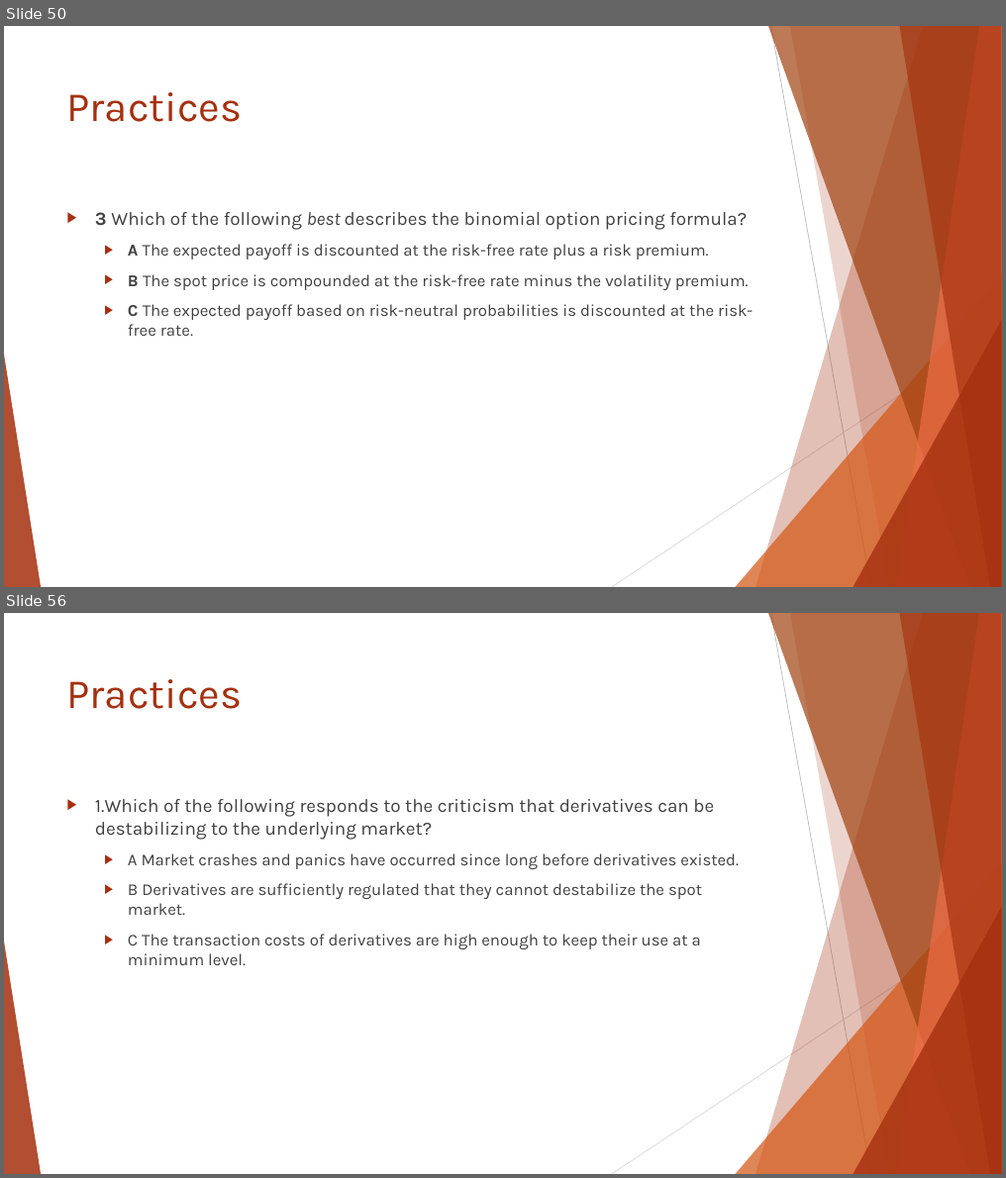
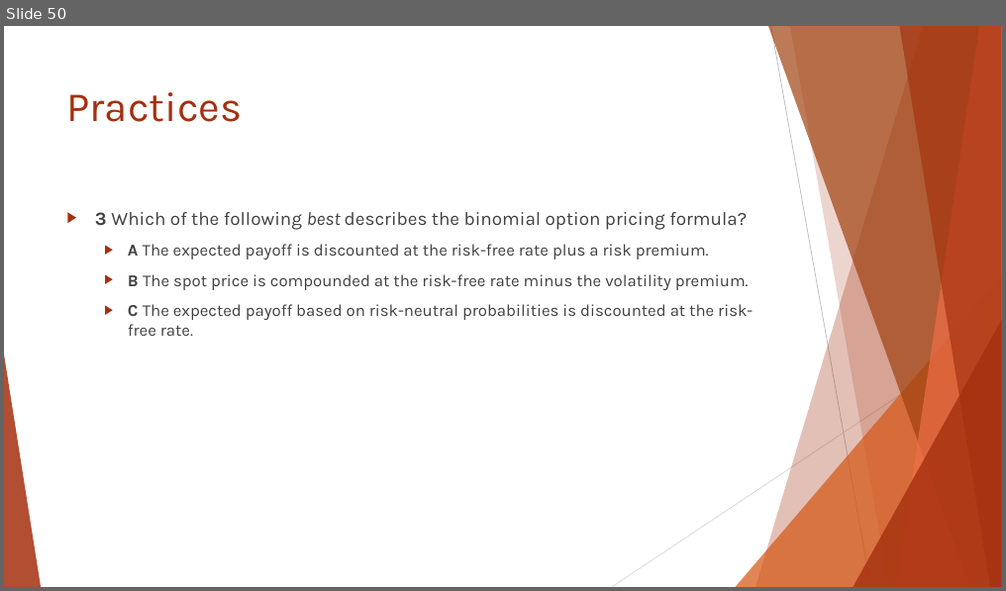
Before and after one commit to Isco0530/data, a slide deck: Reading 46.pptx. Shown one above the other, each under a label of ours: slides 50 and 56 before the commit, slide 50 after it; the slides between them are not shown. The pictures are 1006x1178 and 1006x591 pixels, drawn with LibreOffice and Linux fonts; fonts in the diff are those of the drawing. Boxes give left, top, right and bottom in pixels: in the first picture for what was removed or moved away, otherwise in the second. Text is boxed around its words. In the diff, an @@ line names an element or a change of style, - is before the commit and + after.

```diff
--- a/Reading 46.pptx
+++ b/Reading 46.pptx
@@ slide 56 removed at [4,613,1002,1174], background #FFFFFF; not listed: 10 template elements that a slide beside it also shows @@
@@ title removed at [67,679,243,709] @@
-Practices
@@ text removed at [95,799,739,965] @@
-▶ 1.Which of the following responds to the criticism that derivatives can be destabilizing to the underlying market?
-  ▶ A Market crashes and panics have occurred since long before derivatives existed.
-  ▶ B Derivatives are sufficiently regulated that they cannot destabilize the spot market.
-  ▶ C The transaction costs of derivatives are high enough to keep their use at a minimum level.
```
Also in this commit, not shown: 1 slide changed, 2 slides added, 13 other slides removed.
